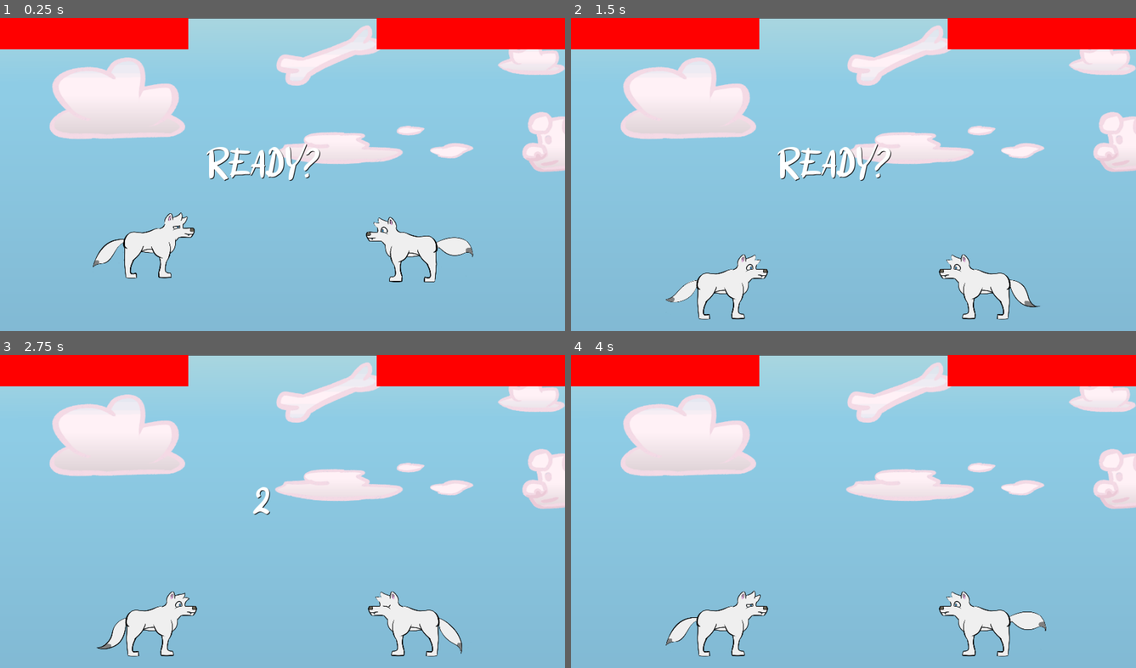
Above: before the commit, frames 1-4 (two rows, left to right).
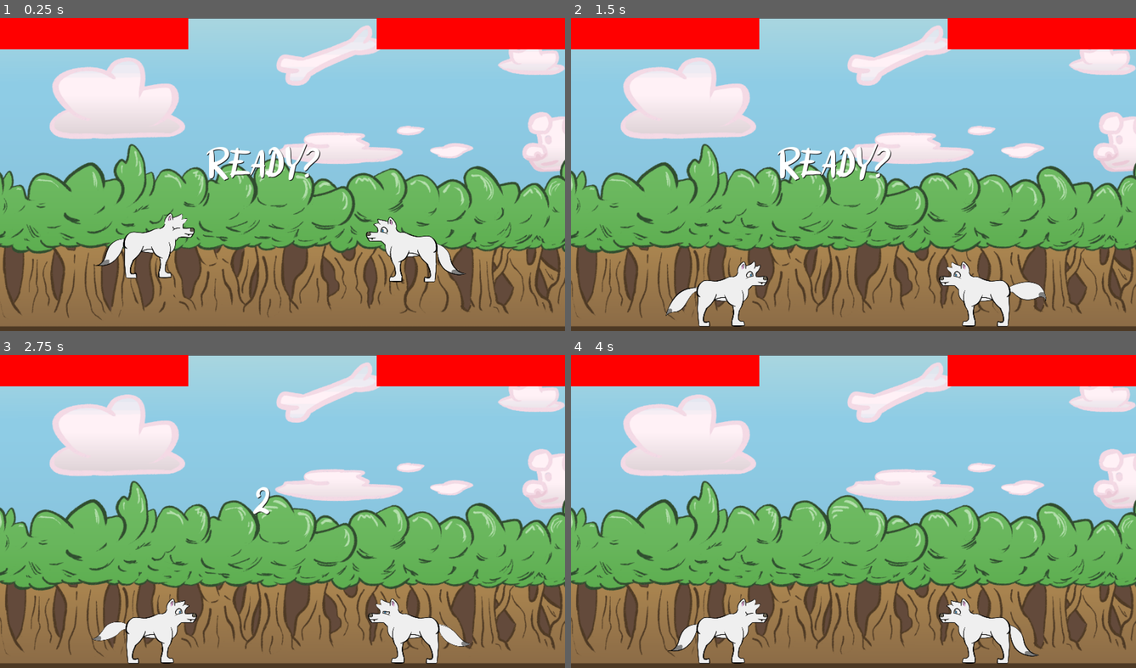
Above: after the commit, the same moments.

Repository: m7rk/openjam2021
Game: Godot game, scene res://Fight.tscn
The game is run twice, just before and just after one commit, with the same random seed, the same clock (stepped at 60 frames per second) and the same inputs.
Inputs:
- Up to frame 1 (0.25 s): no input
- Up to frame 2 (1.5 s): hold D (right) 0.53-1.28 s; hold J (close) 0.53-1.28 s; hold S (down) from 1.28 s (still down); tap K (ranged) at 1.35 s
- Up to frame 3 (2.75 s): release S (down) at 2.03 s; hold D (right) from 2.03 s (still down); hold L (special) from 2.03 s (still down)
- Up to frame 4 (4 s): release D (right) at 2.78 s; release L (special) at 2.78 s; hold W (up) 2.78-3.53 s; tap J (close) at 2.85 s; hold A (left) from 3.53 s (still down); hold K (ranged) from 3.53 s (still down)

The runs differ from the first frame. In frame 1, 48% of the frame differs, in the area x 0-100%, y 40-100%; in frame 2, 49%; in frame 3, 49%; in frame 4, 49%.

Commit message:
enhanced camera

Diff:
--- a/Fight.tscn
+++ b/Fight.tscn
@@ -1,10 +1,11 @@
-[gd_scene load_steps=21 format=2]
+[gd_scene load_steps=22 format=2]
 
 [ext_resource path="res://pounce/pounce.tres" type="SpriteFrames" id=1]
 [ext_resource path="res://scripts/PlayerDog.gd" type="Script" id=2]
 [ext_resource path="res://scripts/EnemyDog.gd" type="Script" id=3]
 [ext_resource path="res://scripts/Camera.gd" type="Script" id=4]
 [ext_resource path="res://backgrounds/skyline.png" type="Texture" id=5]
+[ext_resource path="res://skyline tree addition.png" type="Texture" id=6]
 [ext_resource path="res://ENERGY.png" type="Texture" id=7]
 [ext_resource path="res://scripts/UI.gd" type="Script" id=8]
 [ext_resource path="res://font.tres" type="DynamicFont" id=9]
@@ -60,7 +61,7 @@
 script = ExtResource( 10 )
 
 [node name="Floor" type="StaticBody2D" parent="."]
-position = Vector2( -1.65875, 490.496 )
+position = Vector2( 0, 502 )
 
 [node name="CollisionShape2D" type="CollisionShape2D" parent="Floor"]
 shape = SubResource( 1 )
@@ -77,6 +78,24 @@
 position = Vector2( 13.3968, 50.7929 )
 scale = Vector2( 0.7, 0.6 )
 texture = ExtResource( 5 )
+
+[node name="Node2D" type="Node2D" parent="."]
+position = Vector2( -100, 0 )
+
+[node name="Sprite" type="Sprite" parent="Node2D"]
+position = Vector2( 460, 320 )
+scale = Vector2( 0.7, 0.7 )
+texture = ExtResource( 6 )
+
+[node name="Sprite2" type="Sprite" parent="Node2D"]
+position = Vector2( 1450, 320 )
+scale = Vector2( 0.7, 0.7 )
+texture = ExtResource( 6 )
+
+[node name="Sprite3" type="Sprite" parent="Node2D"]
+position = Vector2( 2440, 320 )
+scale = Vector2( 0.7, 0.7 )
+texture = ExtResource( 6 )
 
 [node name="Enemy" type="KinematicBody2D" parent="."]
 position = Vector2( 592.054, 336.597 )
@@ -104,7 +123,7 @@
 position = Vector2( -7, -10 )
 scale = Vector2( 0.3, 0.3 )
 frames = ExtResource( 1 )
-frame = 11
+frame = 4
 speed_scale = 1.5
 playing = true
 __meta__ = {
@@ -124,7 +143,7 @@
 [node name="Idle" type="AnimatedSprite" parent="Enemy"]
 scale = Vector2( 0.3, 0.3 )
 frames = ExtResource( 12 )
-frame = 24
+frame = 21
 speed_scale = 1.5
 playing = true
 __meta__ = {
@@ -135,7 +154,7 @@
 position = Vector2( -7, -9 )
 scale = Vector2( 0.3, 0.3 )
 frames = ExtResource( 14 )
-frame = 10
+frame = 6
 speed_scale = 2.0
 playing = true
 __meta__ = {
@@ -146,7 +165,7 @@
 position = Vector2( -7, -9 )
 scale = Vector2( 0.3, 0.3 )
 frames = ExtResource( 15 )
-frame = 10
+frame = 2
 speed_scale = 1.5
 playing = true
 __meta__ = {
@@ -157,7 +176,6 @@
 position = Vector2( -15, -11 )
 scale = Vector2( 0.3, 0.3 )
 frames = ExtResource( 16 )
-frame = 1
 speed_scale = 1.5
 playing = true
 __meta__ = {
@@ -188,7 +206,6 @@
 position = Vector2( -7, -10 )
 scale = Vector2( 0.3, 0.3 )
 frames = ExtResource( 1 )
-frame = 7
 speed_scale = 1.5
 playing = true
 __meta__ = {
@@ -209,7 +226,7 @@
 [node name="Idle" type="AnimatedSprite" parent="Player"]
 scale = Vector2( 0.3, 0.3 )
 frames = ExtResource( 12 )
-frame = 16
+frame = 13
 speed_scale = 1.5
 playing = true
 __meta__ = {
@@ -220,7 +237,7 @@
 position = Vector2( -7, -9 )
 scale = Vector2( 0.3, 0.3 )
 frames = ExtResource( 14 )
-frame = 8
+frame = 4
 speed_scale = 2.0
 playing = true
 __meta__ = {
@@ -231,6 +248,7 @@
 position = Vector2( -15, -11 )
 scale = Vector2( 0.3, 0.3 )
 frames = ExtResource( 16 )
+frame = 5
 speed_scale = 1.5
 playing = true
 __meta__ = {
@@ -242,7 +260,7 @@
 position = Vector2( -7, -9 )
 scale = Vector2( 0.3, 0.3 )
 frames = ExtResource( 15 )
-frame = 4
+frame = 7
 speed_scale = 1.5
 playing = true
 __meta__ = {
--- a/scripts/Camera.gd
+++ b/scripts/Camera.gd
@@ -14,4 +14,9 @@
 # Called every frame. 'delta' is the elapsed time since the previous frame.
 func _process(delta):
 	var targ = Vector2((get_node("../Enemy").global_position.x + get_node("../Player").global_position.x)/2, 250 )
+	var offset = targ.x - get_node("../Player").global_position.x
+
+	print(offset)
+	if(offset > 250):
+		targ.x = get_node("../Player").global_position.x + 250
 	global_position = lerp(global_position,targ,10*delta)
Not shown, added: skyline tree addition (with frisbee and bone).png.import
Not shown, added: skyline tree addition.png.import
Renamed: Tutorial Dog/frame0000.png -> tutorialdog/frame0000.png
Not shown, added: tutorialdog/frame0000.png.import
Renamed: Tutorial Dog/frame0001.png -> tutorialdog/frame0001.png
Not shown, added: tutorialdog/frame0001.png.import
Renamed: Tutorial Dog/frame0002.png -> tutorialdog/frame0002.png
Not shown, added: tutorialdog/frame0002.png.import
Renamed: Tutorial Dog/frame0003.png -> tutorialdog/frame0003.png
Not shown, added: tutorialdog/frame0003.png.import
Renamed: Tutorial Dog/frame0004.png -> tutorialdog/frame0004.png
Not shown, added: tutorialdog/frame0004.png.import
(and 2 more such lines)
